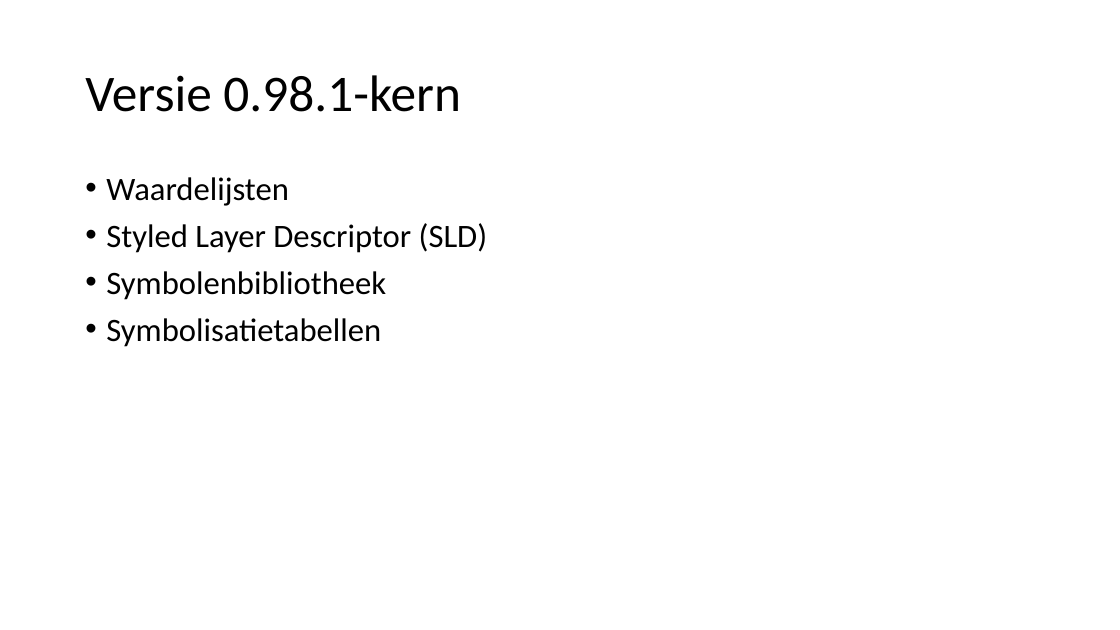
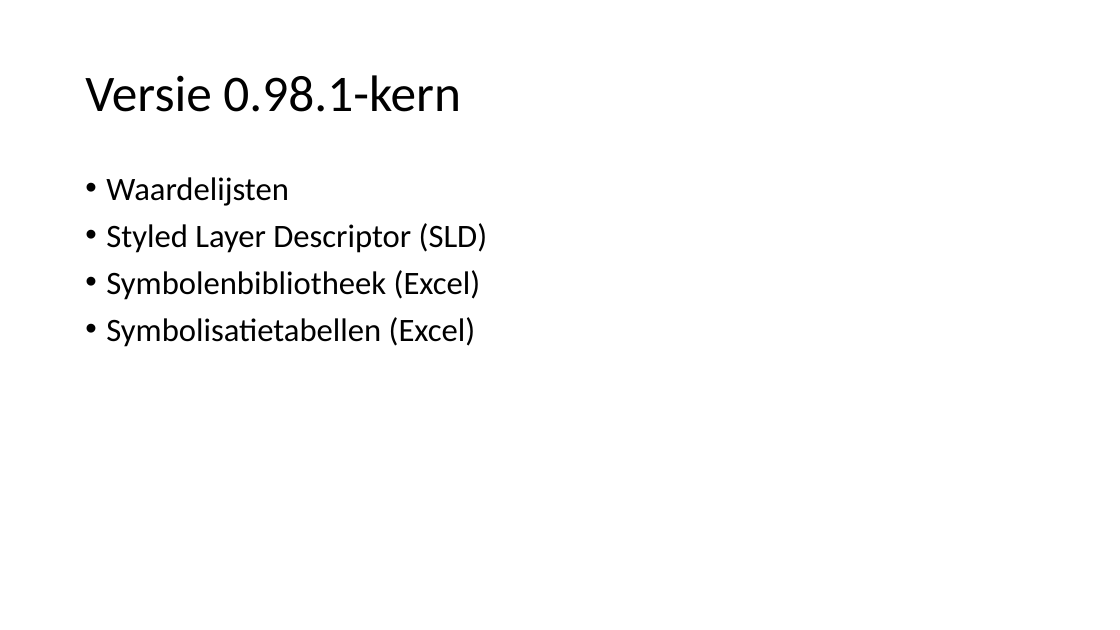
Before and after one commit to Geonovum/xml_xslt, a slide deck: slide 2 of SLD/sld-css-mapbox-gl-style.pptx. Drawn at 1120x630 pixels with LibreOffice and Linux fonts; fonts in the diff are those of the drawing. Boxes give left, top, right and bottom in pixels: in the first picture for what was removed or moved away, otherwise in the second. Text is boxed around its words. In the diff, an @@ line names an element or a change of style, - is before the commit and + after.

```diff
--- a/SLD/sld-css-mapbox-gl-style.pptx
+++ b/SLD/sld-css-mapbox-gl-style.pptx
@@ text at [106,270,481,347]: text changed @@
-• Symbolenbibliotheek
-• Symbolisatietabellen
+• Symbolenbibliotheek (Excel)
+• Symbolisatietabellen (Excel)
```
